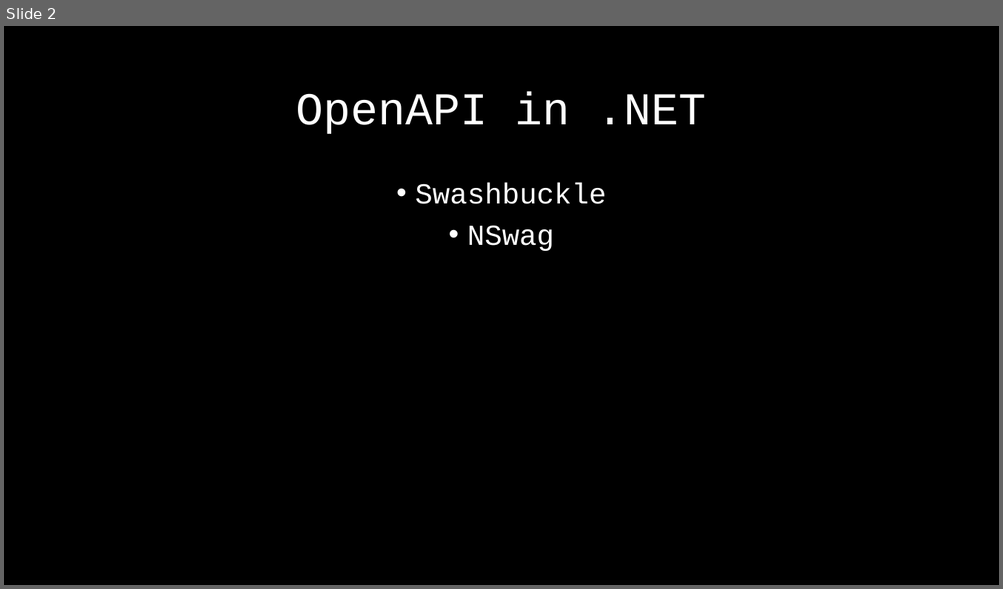
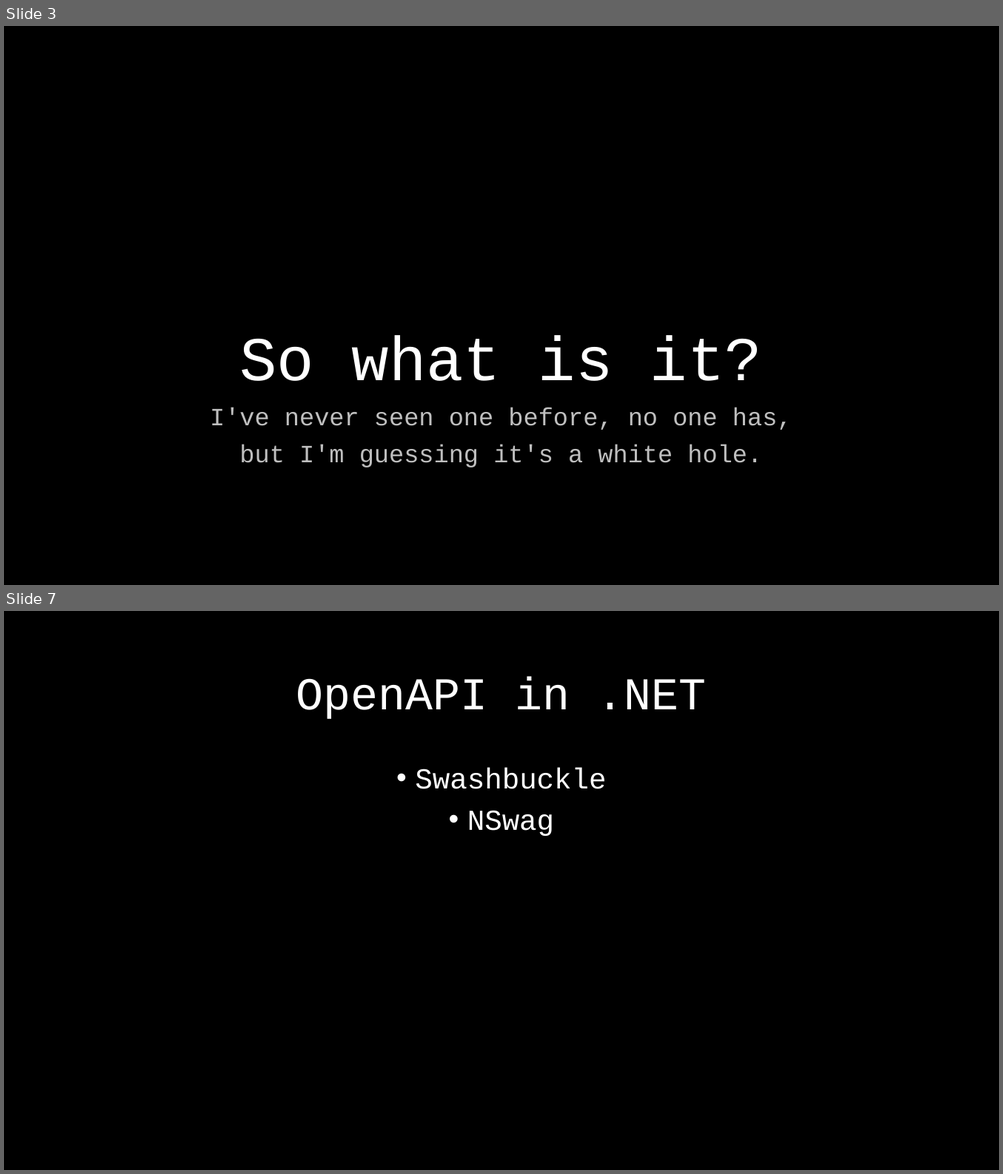
Before and after one commit to RendleLabs/LDNUG2022, a slide deck: OpenAPI.pptx. Shown one above the other, each under a label of ours: slide 2 before the commit, slides 3 and 7 after it; the slides between them are not shown. The pictures are 1003x589 and 1003x1174 pixels, drawn with LibreOffice and Linux fonts; fonts in the diff are those of the drawing. Boxes give left, top, right and bottom in pixels: in the first picture for what was removed or moved away, otherwise in the second. Text is boxed around its words. In the diff, an @@ line names an element or a change of style, - is before the commit and + after.

```diff
--- a/OpenAPI.pptx
+++ b/OpenAPI.pptx
@@ slide 3 added at <box>4,26,999,585</box>, background #000000 @@
@@ title added at <box>239,336,762,381</box>, 60 pt, text #FFFFFF @@
+So what is it?
@@ text added at <box>210,407,792,468</box>, 24 pt, text #BFBFBF @@
+I've never seen one before, no one has,
+but I'm guessing it's a white hole.
@@ what was slide 2 is now slide 7 @@
```
Also in this commit, not shown: 4 slides changed, 13 other slides added, 1 slide removed, 4 other files.
